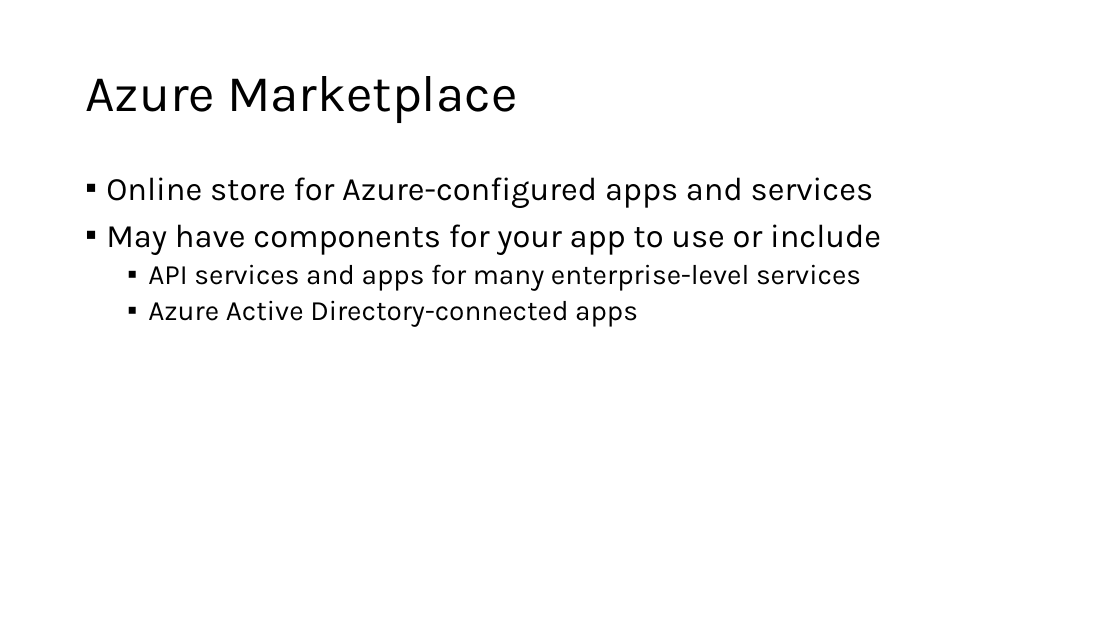
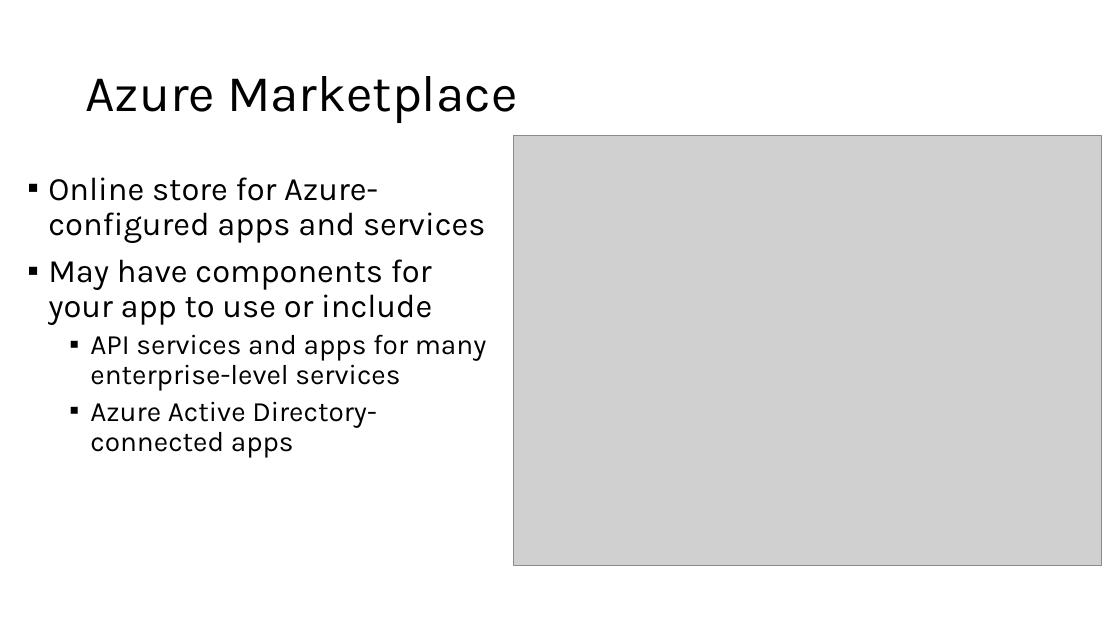
Before and after one commit to microsoft/AcademicContent, a slide deck: slide 22 of Instructor-Led/Module3/Lessons/Module3_Lesson12 Mobile Apps with Microsoft Azure App Service.pptx (slide 10 before the commit). Drawn at 1120x630 pixels with LibreOffice and Linux fonts; fonts in the diff are those of the drawing; grey boxes stand for pictures. Boxes give left, top, right and bottom in pixels: in the first picture for what was removed or moved away, otherwise in the second. Text is boxed around its words. In the diff, an @@ line names an element or a change of style, - is before the commit and + after.

```diff
--- a/Instructor-Led/Module3/Lessons/Module3_Lesson12 Mobile Apps with Microsoft Azure App Service.pptx
+++ b/Instructor-Led/Module3/Lessons/Module3_Lesson12 Mobile Apps with Microsoft Azure App Service.pptx
@@ picture added at bbox=[514, 135, 1102, 565] @@
@@ text "Online store for Azure-configured apps ..." rewrapped from bbox=[106, 177, 881, 326] to bbox=[48, 177, 487, 457] @@
```
Also in this commit, not shown: 12 other slides changed, 8 slides added, 9 slides removed.
